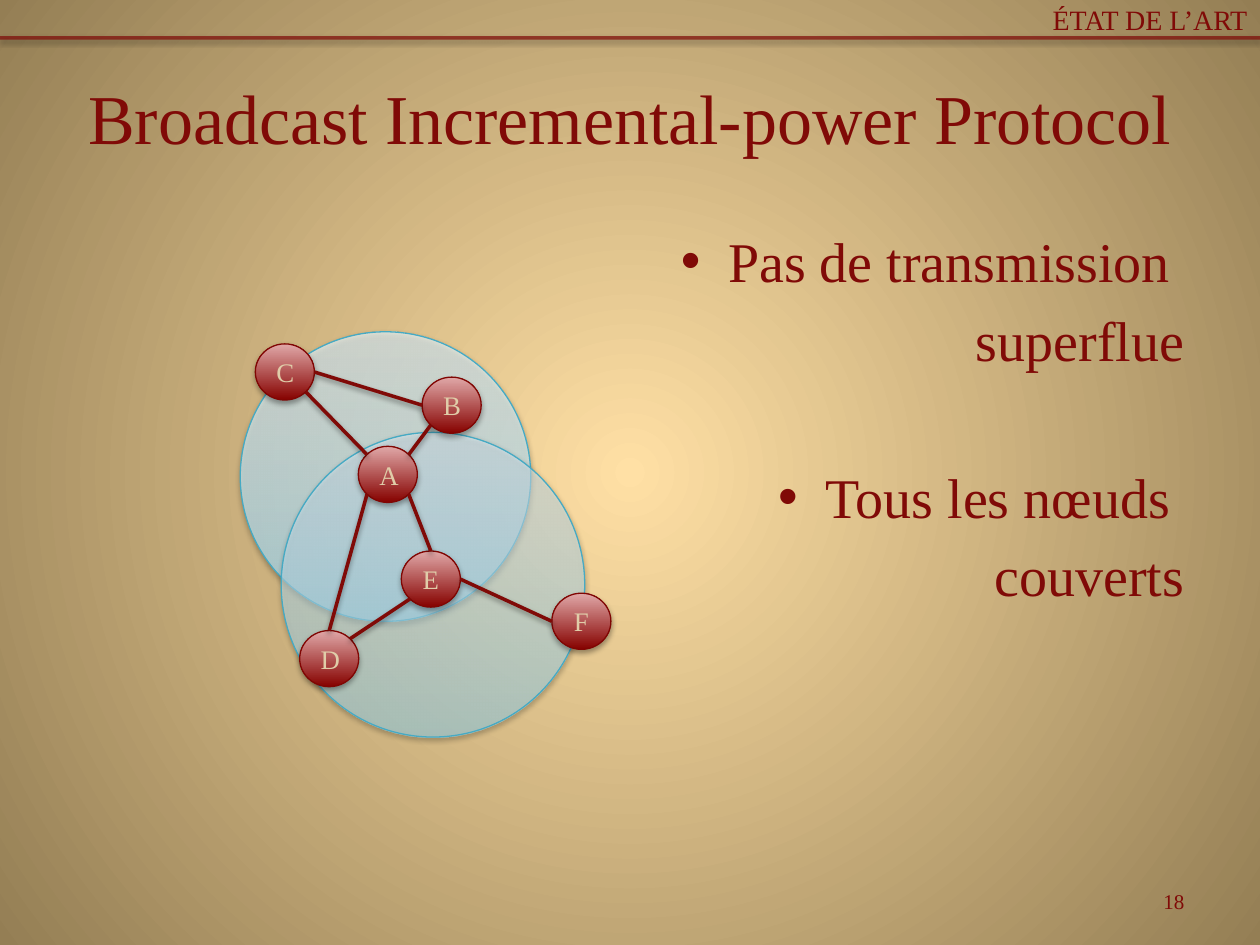
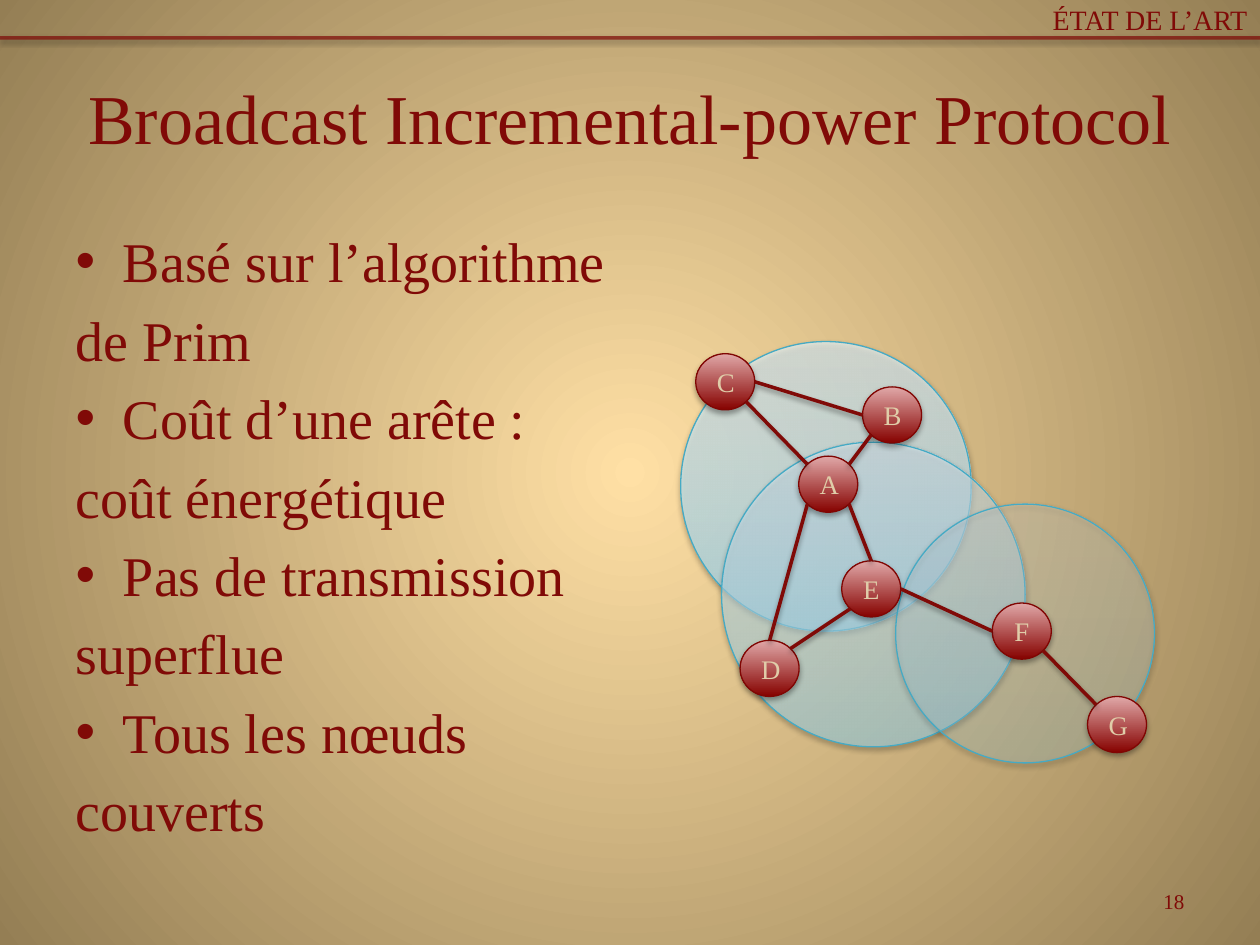
Before and after one commit to Patre/Energy-saving-in-sensors--networks, a slide deck: slide 18 of Redaction/pres.pptx. Drawn at 1260x945 pixels with LibreOffice and Linux fonts; fonts in the diff are those of the drawing. Boxes give left, top, right and bottom in pixels: in the first picture for what was removed or moved away, otherwise in the second. Text is boxed around its words. In the diff, an @@ line names an element or a change of style, - is before the commit and + after.

```diff
--- a/Redaction/pres.pptx
+++ b/Redaction/pres.pptx
@@ text at [76,243,605,528]: paragraphs added @@
+• Basé sur l’algorithme
+de Prim
+• Coût d’une arête :
+coût énergétique
@@ 8 ellipses, 7 lines: place and size @@
-8 ellipses, 7 lines at [241,331,611,737]
+8 ellipses, 7 lines at [680,341,1052,747]
@@ ellipse added at [896,504,1154,762], fill gradient #A7E6FF to #C1EDFF to #E7F8FF, outline #46AAC5 0.75 pt @@
@@ text at [76,557,565,832]: alignment right to left @@
@@ line added from (1043, 650) to (1096, 704), #800A07 2 pt @@
@@ ellipse added at [1087,697,1147,753], fill gradient #870300 to #E0A9A9, outline #800704 0.75 pt, 15.3 pt, text #E0CDA9 @@
+G
```
Also in this commit, not shown: 2 other slides changed, 12 slides added, 1 other file.
